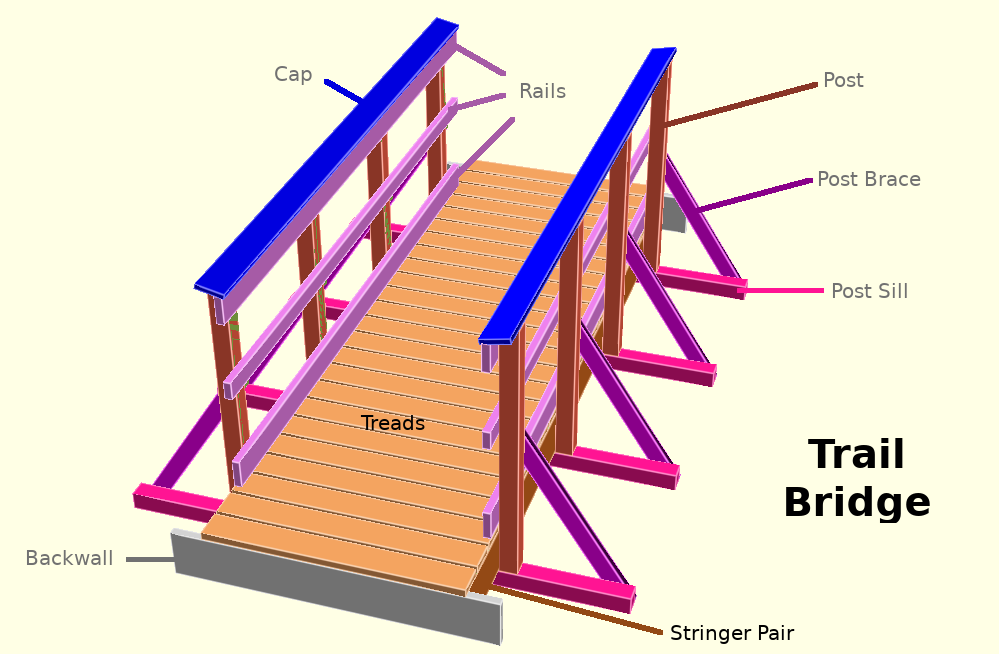
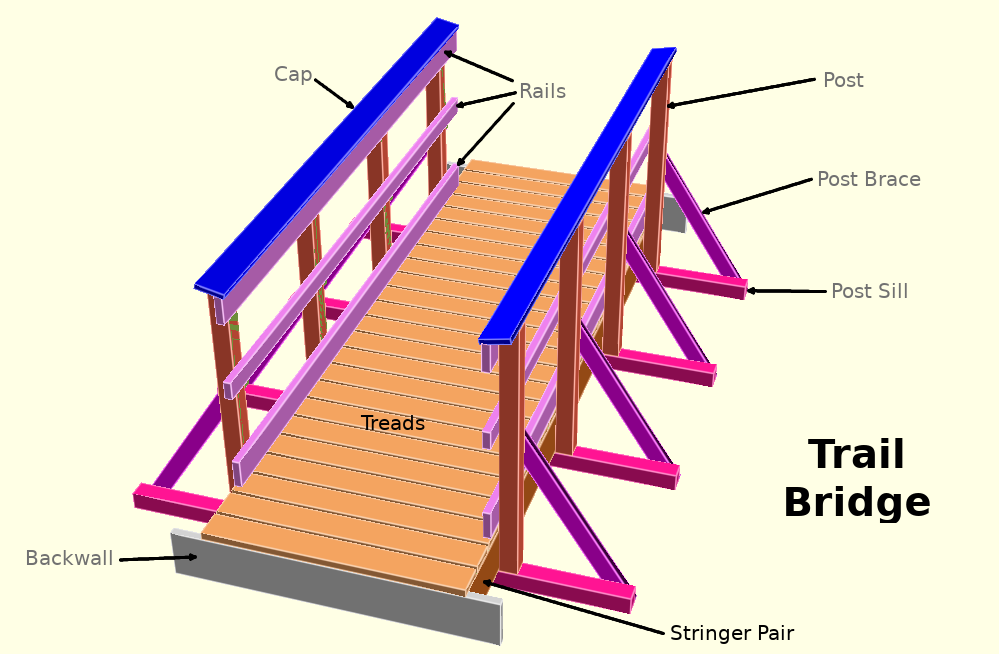
Revision of a layered w=999, h=654 image; what changed, layer by layer:
removed layer "Pointers" over [left=126, top=43, right=824, bottom=635]
added layer "Arrow" above "Arrow #1" over [left=444, top=50, right=514, bottom=83]
added layer "Arrow #1" above "Arrow #2" over [left=456, top=91, right=517, bottom=109]
added layer "Arrow #2" above "Arrow #3" over [left=457, top=102, right=515, bottom=166]
added layer "Arrow #3" above "Arrow #4" over [left=314, top=78, right=354, bottom=109]
added layer "Arrow #4" above "Arrow #5" over [left=119, top=553, right=197, bottom=562]
added layer "Arrow #5" above "Arrow #6" over [left=483, top=579, right=665, bottom=635]
added layer "Arrow #6" above "Arrow #7" over [left=747, top=287, right=827, bottom=295]
added layer "Arrow #7" above "Arrow #8" over [left=702, top=177, right=813, bottom=215]
added layer "Arrow #8" above "Trail ..." over [left=667, top=77, right=816, bottom=109]
